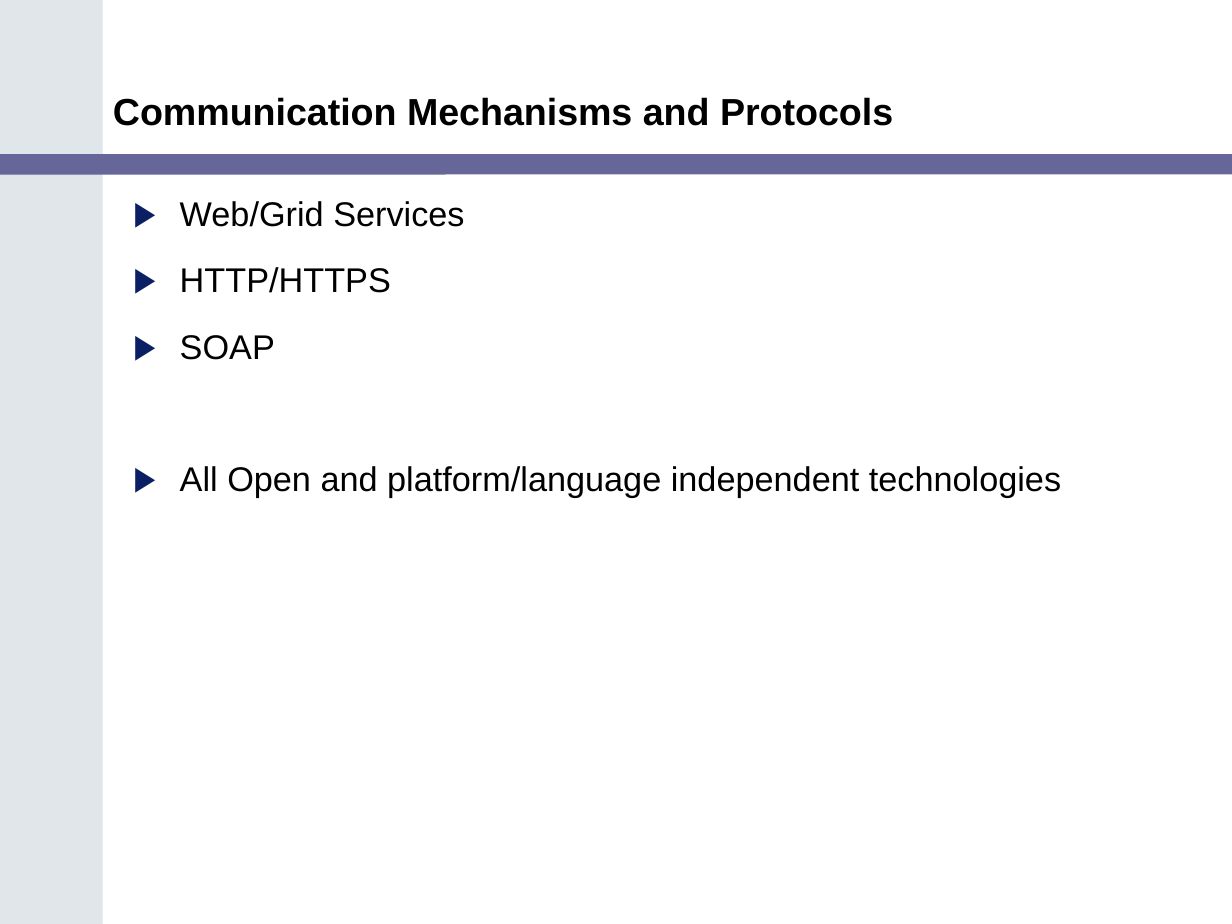
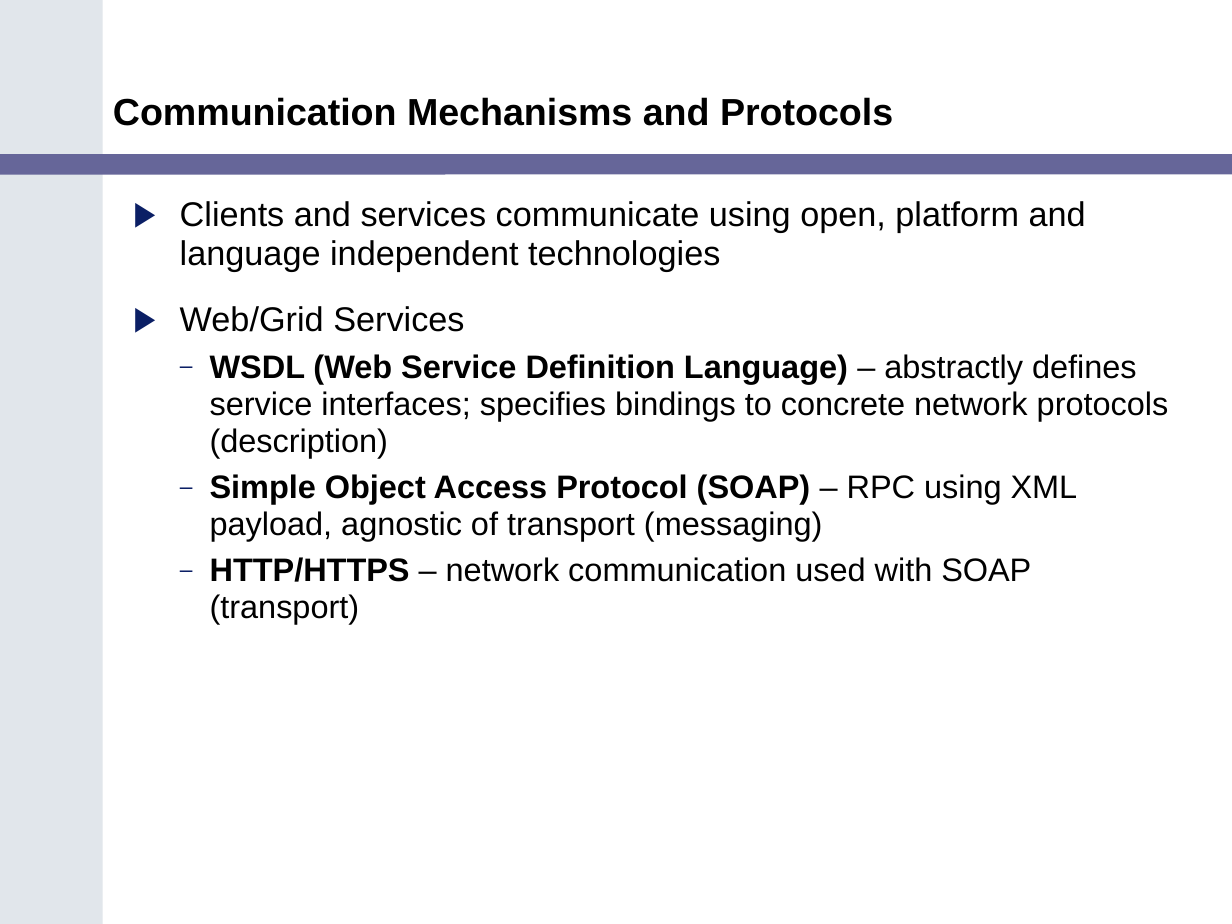
Before and after one commit to NCIP/cagrid-portal, a slide deck: slide 8 of cagrid-1-0/Documentation/presentations/200602_VCDE_ARCH/Gold_Review_Arch_VCDE_Feb1.ppt (slide 6 before the commit). Drawn at 1232x924 pixels with LibreOffice and Linux fonts; fonts in the diff are those of the drawing; background and template pictures are left out. Boxes give left, top, right and bottom in pixels: in the first picture for what was removed or moved away, otherwise in the second. Text is boxed around its words. In the diff, an @@ line names an element or a change of style, - is before the commit and + after.

```diff
--- a/cagrid-1-0/Documentation/presentations/200602_VCDE_ARCH/Gold_Review_Arch_VCDE_Feb1.ppt
+++ b/cagrid-1-0/Documentation/presentations/200602_VCDE_ARCH/Gold_Review_Arch_VCDE_Feb1.ppt
@@ text at (x1=180, y1=201, x2=1086, y2=271): paragraph added @@
+▶ Clients and services communicate using open, platform and language independent technologies
@@ text at (x1=210, y1=354, x2=1169, y2=624): text changed; size 20 to 19 pt @@
-▶ HTTP/HTTPS
-▶ SOAP
-▶ All Open and platform/language independent technologies
+  – WSDL (Web Service Definition Language) – abstractly defines service interfaces; specifies bindings to concrete network protocols (description)
+  – Simple Object Access Protocol (SOAP) – RPC using XML payload, agnostic of transport (messaging)
+  – HTTP/HTTPS – network communication used with SOAP (transport)
```
Also in this commit, not shown: 6 other slides changed.
